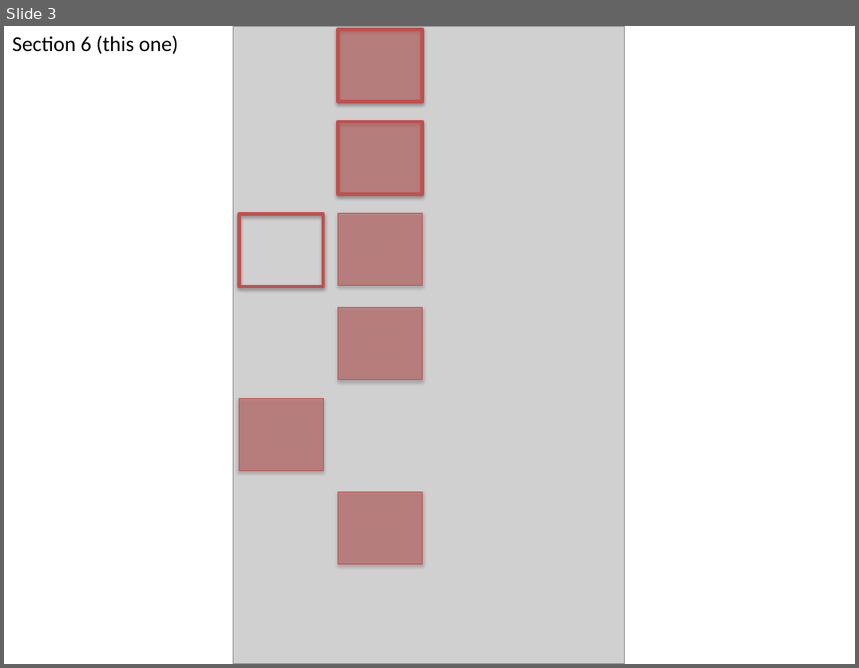
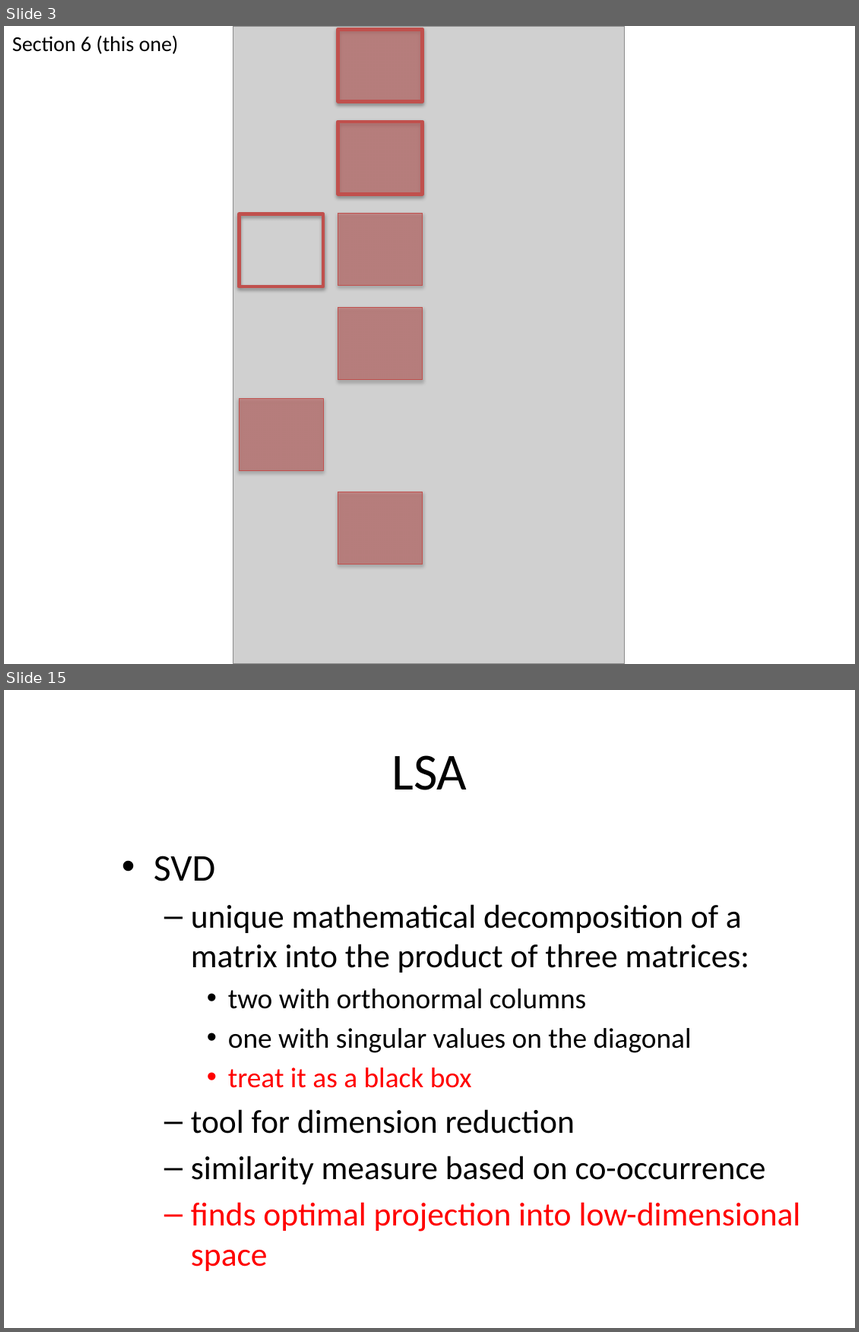
Before and after one commit to allenday/mapr-text-analysis, a slide deck: doc/section6.pptx. Shown one above the other, each under a label of ours: slide 3 before the commit, slides 3 and 15 after it; the slides between them are not shown. The pictures are 859x668 and 859x1332 pixels, drawn with LibreOffice and Linux fonts; fonts in the diff are those of the drawing; grey boxes stand for pictures. Boxes give left, top, right and bottom in pixels: in the first picture for what was removed or moved away, otherwise in the second. Text is boxed around its words. In the diff, an @@ line names an element or a change of style, - is before the commit and + after.

Commit message:
top10 similar output

```diff
--- a/doc/section6.pptx
+++ b/doc/section6.pptx
@@ slide 15 added at [4,690,855,1328], background #FFFFFF @@
@@ title added at [392,755,467,790], 44 pt, text #000000 @@
+LSA
@@ text added at [154,856,801,1271], 28 pt, text #000000 @@
+• SVD
+  – unique mathematical decomposition of a matrix into the product of three matrices:
+    • two with orthonormal columns
+    • one with singular values on the diagonal
+    • treat it as a black box
+  – tool for dimension reduction
+  – similarity measure based on co-occurrence
+  – finds optimal projection into low-dimensional space
```
Also in this commit, not shown: 1 slide changed, 22 other slides added, 6 other files.
